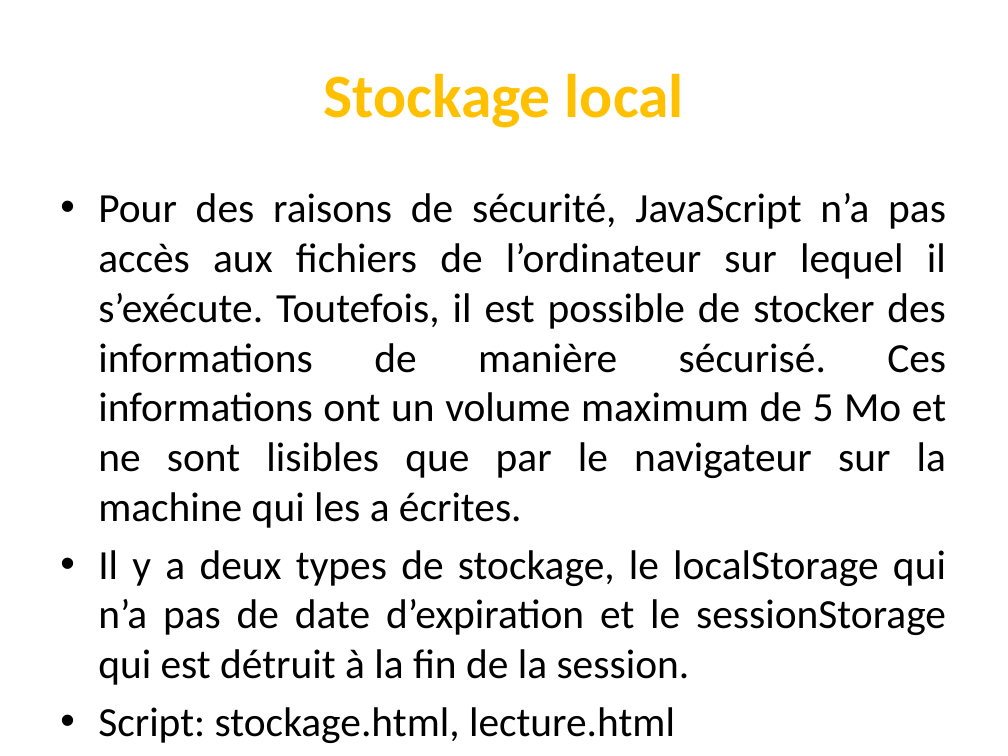
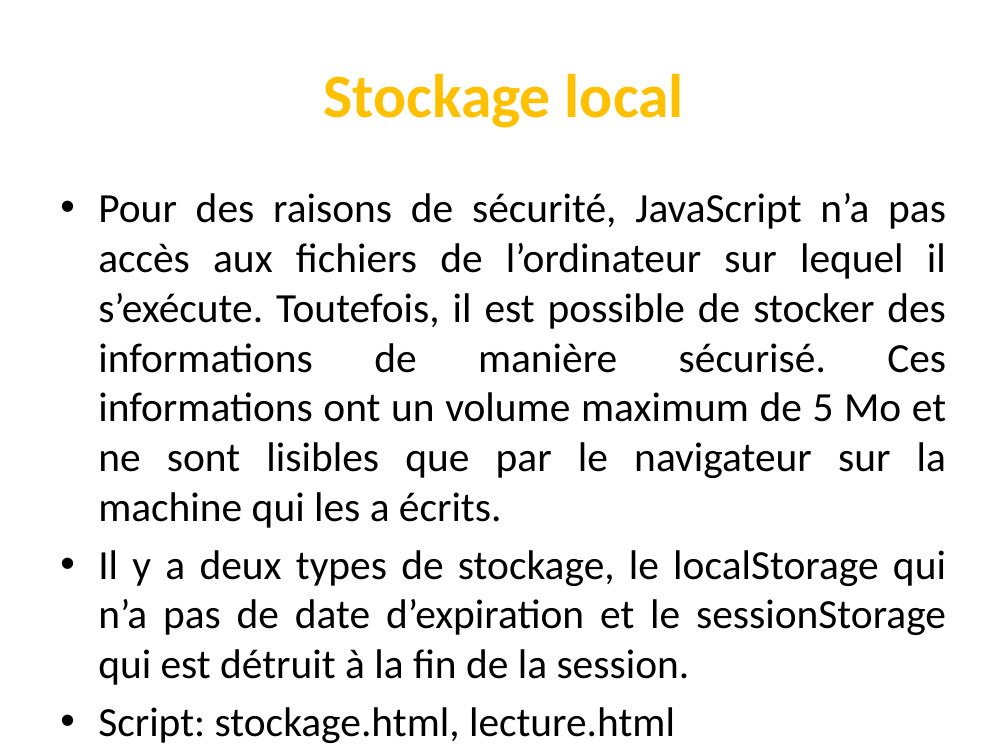
Before and after one commit to codeRoomMarseille/JavaScript_20180914, a slide deck: slide 28 of javascript.pptx. Drawn at 1008x756 pixels with LibreOffice and Linux fonts; fonts in the diff are those of the drawing. Boxes give left, top, right and bottom in pixels: in the first picture for what was removed or moved away, otherwise in the second. Text is boxed around its words. In the diff, an @@ line names an element or a change of style, - is before the commit and + after.

```diff
--- a/javascript.pptx
+++ b/javascript.pptx
@@ text at (x1=98, y1=193, x2=946, y2=528): text changed @@
-• Pour des raisons de sécurité, JavaScript n’a pas accès aux fichiers de l’ordinateur sur lequel il s’exécute. Toutefois, il est possible de stocker des informations de manière sécurisé. Ces informations ont un volume maximum de 5 Mo et ne sont lisibles que par le navigateur sur la machine qui les a écrites.
+• Pour des raisons de sécurité, JavaScript n’a pas accès aux fichiers de l’ordinateur sur lequel il s’exécute. Toutefois, il est possible de stocker des informations de manière sécurisé. Ces informations ont un volume maximum de 5 Mo et ne sont lisibles que par le navigateur sur la machine qui les a écrits.
```
Also in this commit, not shown: 3 other slides changed.
